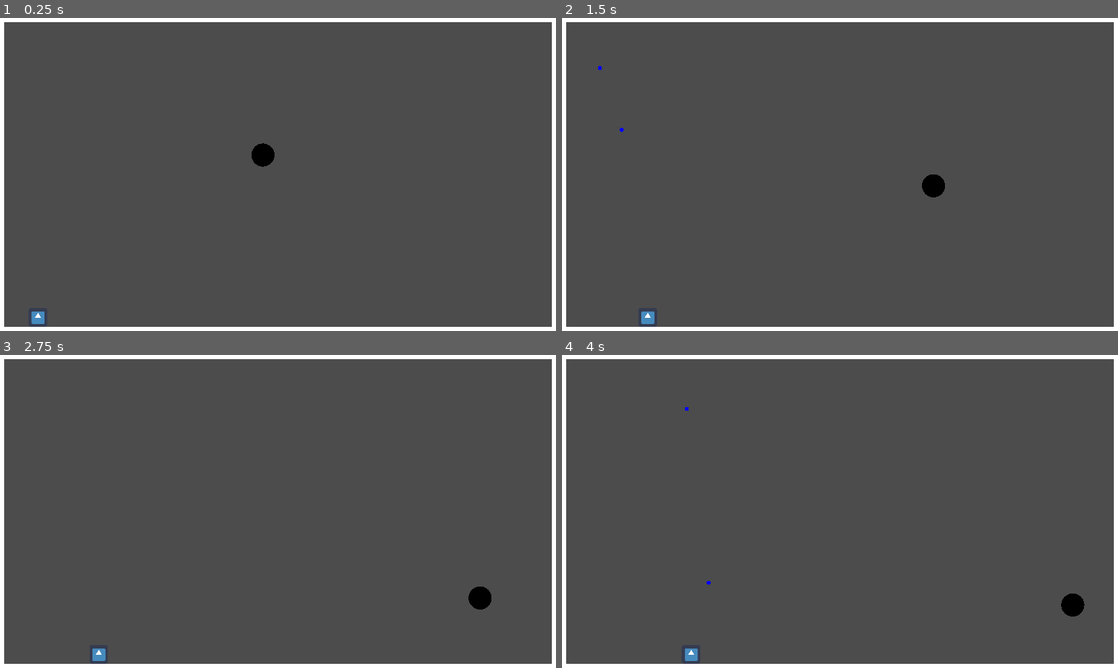
Above: before the commit, frames 1-4 (two rows, left to right).
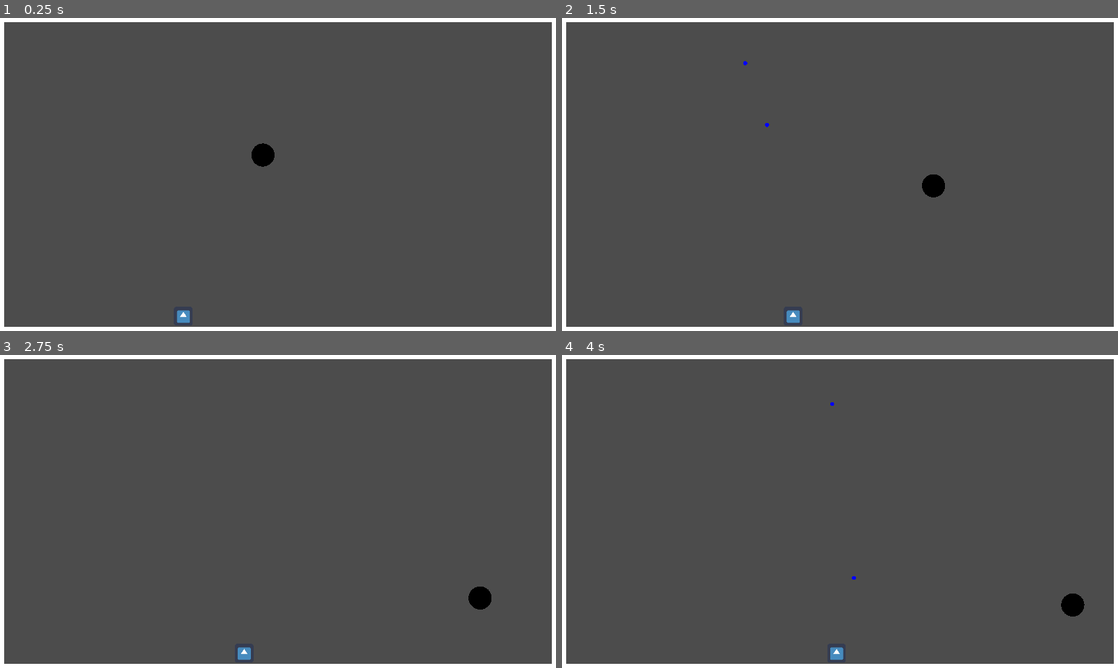
Above: after the commit, the same moments.

Repository: MaeIsBad/pang
Game: Godot game, scene res://TestScene.tscn
Two runs of this game, one before a commit and one after it. Both use one fixed random seed, a clock stepped at 60 frames per second and the inputs below. The engine's default icon, where the game draws it, is replaced by a stand-in: a white triangle on a blue panel in a dark square. Sound files missing from this copy of the repository are replaced by a short silence.
Inputs:
- Up to frame 1 (0.25 s): no input
- Up to frame 2 (1.5 s): tap Enter (ui_accept) at 0.5, 0.77 s; hold Right (ui_right) 0.53-1.28 s; hold Left (ui_left) from 1.28 s (still down)
- Up to frame 3 (2.75 s): tap Enter (ui_accept) at 1.52 s; release Left (ui_left) at 2.03 s; hold Right (ui_right) from 2.03 s (still down)
- Up to frame 4 (4 s): tap Enter (ui_accept) at 3.02, 3.77 s; release Right (ui_right) at 3.53 s; hold Left (ui_left) from 3.53 s (still down)

The runs differ from the first frame. In frame 1, 0.2% of the frame differs, in the area x 5-35%, y 93-98%; in frame 2, 0.2%, in the area x 6-43%, y 13-98%; in frame 3, 0.2%; in frame 4, 0.2%.

Commit message:
Add a 'pop' sound

Diff:
--- a/Ball.gd
+++ b/Ball.gd
@@ -17,7 +17,6 @@
 
 func spawn_child_ball(flip_x: bool = false) -> Ball:
 	var ball = ball_scn.instance()
-
 	ball.size = size-1
 	ball.base_size = base_size
 	ball.linear_velocity = linear_velocity
@@ -34,6 +33,10 @@
 		var parent = get_parent()
 		parent.call_deferred("add_child", spawn_child_ball())
 		parent.call_deferred("add_child", spawn_child_ball(true))
+	$PopSound.play()
+	visible = false
+	$CollisionShape2D.free()
+	yield($PopSound,"finished")
 	queue_free()
 
 func _draw():
--- a/Ball.tscn
+++ b/Ball.tscn
@@ -1,11 +1,12 @@
-[gd_scene load_steps=4 format=2]
+[gd_scene load_steps=5 format=2]
 
 [ext_resource path="res://Ball.gd" type="Script" id=1]
+[ext_resource path="res://Pop 8 [328117].mp3" type="AudioStream" id=2]
 
 [sub_resource type="PhysicsMaterial" id=3]
 bounce = 1.0
 
-[sub_resource type="CircleShape2D" id=2]
+[sub_resource type="CircleShape2D" id=4]
 radius = 40.0
 
 [node name="Ball" type="RigidBody2D"]
@@ -16,4 +17,7 @@
 script = ExtResource( 1 )
 
 [node name="CollisionShape2D" type="CollisionShape2D" parent="."]
-shape = SubResource( 2 )
+shape = SubResource( 4 )
+
+[node name="PopSound" type="AudioStreamPlayer2D" parent="."]
+stream = ExtResource( 2 )
--- a/Bullet.gd
+++ b/Bullet.gd
@@ -1,6 +1,8 @@
 tool
-extends RigidBody2D
+extends Node2D
 class_name Bullet
+
+export(int,0,100) var UNITS_PER_SECOND = 800.0
 
 func _ready():
 	if not Engine.editor_hint:
@@ -13,5 +15,8 @@
 		ball.pop()
 		queue_free()
 
+func _process(delta):
+	position -= Vector2(0.0, UNITS_PER_SECOND)*delta
+
 func _draw():
 	draw_circle(Vector2(0.0,0.0), 7.0, Color.blue)
--- a/Bullet.tscn
+++ b/Bullet.tscn
@@ -1,23 +1,12 @@
-[gd_scene load_steps=4 format=2]
+[gd_scene load_steps=3 format=2]
 
 [ext_resource path="res://Bullet.gd" type="Script" id=1]
-
-[sub_resource type="CircleShape2D" id=2]
-radius = 0.01
 
 [sub_resource type="CircleShape2D" id=3]
 radius = 12.0
 
-[node name="Bullet" type="RigidBody2D"]
-gravity_scale = 0.0
-linear_velocity = Vector2( 0, -800 )
-linear_damp = 0.0
-angular_damp = 0.0
+[node name="Bullet" type="Node2D"]
 script = ExtResource( 1 )
-
-[node name="CollisionShape2D" type="CollisionShape2D" parent="."]
-shape = SubResource( 2 )
-disabled = true
 
 [node name="Area2D" type="Area2D" parent="."]
 
--- a/TestScene.tscn
+++ b/TestScene.tscn
@@ -9,7 +9,7 @@
 [node name="CameraWithBorder" parent="." instance=ExtResource( 3 )]
 
 [node name="Player" parent="." instance=ExtResource( 1 )]
-position = Vector2( 131, 1019 )
+position = Vector2( 633, 992 )
 
 [node name="Ball" parent="." instance=ExtResource( 2 )]
 linear_velocity = Vector2( 300, 0 )
--- a/project.godot
+++ b/project.godot
@@ -14,7 +14,7 @@
 "language": "GDScript",
 "path": "res://Ball.gd"
 }, {
-"base": "RigidBody2D",
+"base": "Node2D",
 "class": "Bullet",
 "language": "GDScript",
 "path": "res://Bullet.gd"
Not shown, added: Pop 8 [328117].mp3.import
Not shown, added: Pop 8 [328117].mp3
